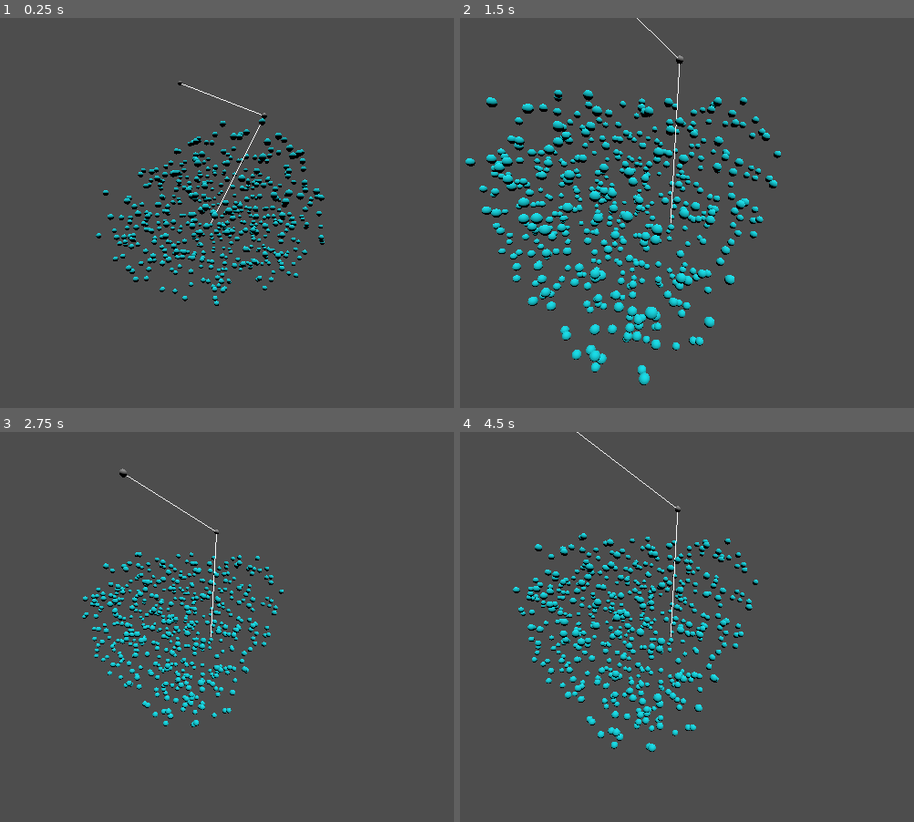
Above: before the commit, frames 1-4 (two rows, left to right).
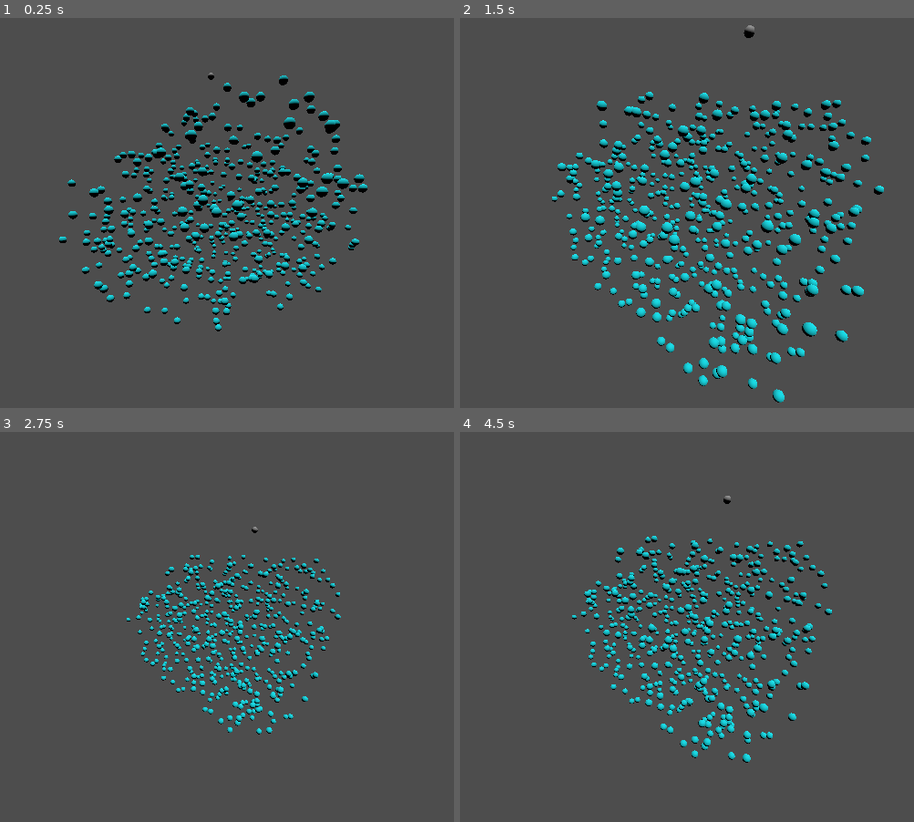
Above: after the commit, the same moments.

Repository: ayylol/tree_roots
Game: Godot game, scene res://default_scene.tscn
Two runs of this game, one before a commit and one after it. Both use one fixed random seed, a clock stepped at 60 frames per second and the inputs below.
Inputs (mouse positions are in pixels of both pictures, inside the frame that each line leads up to):
- Up to frame 1 (0.25 s): no input
- Up to frame 2 (1.5 s): tap Enter at 0.5 s; move the mouse to (832, 201) at 0.52 s; hold Middle mouse button (MoveCamera) 0.53-1.28 s; tap Space at 1.25 s; move the mouse to (523, 244) at 1.27 s; tap Mouse wheel up (ZoomIn) at 1.35 s
- Up to frame 3 (2.75 s): tap Enter at 2 s; move the mouse to (286, 545) at 2.02 s; hold Mouse wheel down (ZoomOut) from 2.03 s (still down)
- Up to frame 4 (4.5 s): tap Space at 2.75, 4.25 s; move the mouse to (632, 716) at 2.77 s; release Mouse wheel down (ZoomOut) at 2.78 s; tap Middle mouse button (MoveCamera) at 2.85 s; tap Enter at 3.5 s; move the mouse to (891, 697) at 3.52 s; hold Mouse wheel up (ZoomIn) 3.53-4.28 s; move the mouse to (outside the picture) at 4.27 s; tap Mouse wheel down (ZoomOut) at 4.35 s

The runs differ from the first frame. In frame 1, 11% of the frame differs, in the area x 13-81%, y 14-81%; in frame 2, 19%, in the area x 1-94%, y 0-99%; in frame 3, 7.3%; in frame 4, 11%.

Commit message:
Create branching structure interface

Diff:
--- a/attractor_area.gd
+++ b/attractor_area.gd
@@ -10,8 +10,10 @@
 @onready var min_extent = Vector3(1,1,1)*1.79769e308
 @onready var SpawnArea = $SpawnArea
 @onready var PointsParent = $PointsParent
+@onready var StartSegment = $SegmentsParent/Segment
 
 func _ready():
+	StartSegment.init($SegmentsParent.global_position)
 	for point_local in SpawnArea.shape.points:
 		var point = SpawnArea.to_global(point_local)
 
@@ -30,5 +32,4 @@
 		if(attractor.is_inside()):
 			num_attractors+=1
 		else:
-			print("yep")
 			attractor.free()
--- a/attractor_area.tscn
+++ b/attractor_area.tscn
@@ -1,6 +1,7 @@
-[gd_scene load_steps=3 format=3 uid="uid://to7upd7dh6pu"]
+[gd_scene load_steps=4 format=3 uid="uid://to7upd7dh6pu"]
 
 [ext_resource type="Script" path="res://attractor_area.gd" id="1_t88um"]
+[ext_resource type="PackedScene" uid="uid://bpqjffo2n437r" path="res://segment.tscn" id="2_3ownf"]
 
 [sub_resource type="ConvexPolygonShape3D" id="ConvexPolygonShape3D_b0mko"]
 points = PackedVector3Array(-2.3649, 0.347384, 0.139516, 2.61687, 0.743212, 0.0600771, 2.61678, 0.348069, 0.0600624, 0. …(852 unchanged characters)…
@@ -15,3 +16,8 @@
 shape = SubResource("ConvexPolygonShape3D_b0mko")
 
 [node name="PointsParent" type="Node3D" parent="."]
+
+[node name="SegmentsParent" type="Node3D" parent="."]
+transform = Transform3D(1, 0, 0, 0, 1, 0, 0, 0, 1, 0, 2.32902, 0.750748)
+
+[node name="Segment" parent="SegmentsParent" instance=ExtResource("2_3ownf")]
--- a/default_scene.tscn
+++ b/default_scene.tscn
@@ -1,13 +1,8 @@
-[gd_scene load_steps=6 format=3 uid="uid://dxa58tx7omcyv"]
+[gd_scene load_steps=4 format=3 uid="uid://dxa58tx7omcyv"]
 
 [ext_resource type="PackedScene" uid="uid://014qsodi72e3" path="res://orbit_camera.tscn" id="1_0bxbq"]
 [ext_resource type="Script" path="res://testing_script.gd" id="1_fp1tf"]
 [ext_resource type="PackedScene" uid="uid://to7upd7dh6pu" path="res://attractor_area.tscn" id="2_nunxf"]
-[ext_resource type="PackedScene" uid="uid://bpqjffo2n437r" path="res://segment.tscn" id="3_q61oe"]
-
-[sub_resource type="SphereMesh" id="SphereMesh_adrb4"]
-radius = 0.05
-height = 0.1
 
 [node name="Node3D" type="Node3D"]
 transform = Transform3D(1, 0, 0, 0, 1, 0, 0, 0, 1, -0.000548363, -2.38419e-07, 0.00492644)
@@ -19,14 +14,3 @@
 transform = Transform3D(1, 0, 0, 0, 0.221004, 0.975273, 0, -0.975273, 0.221004, 0, 3.80721, 1.50425)
 
 [node name="AttractorArea" parent="." instance=ExtResource("2_nunxf")]
-transform = Transform3D(1, 0, 0, 0, 1, 0, 0, 0, 1, 0, 0, -1.20544)
-
-[node name="Segment" parent="." instance=ExtResource("3_q61oe")]
-
-[node name="Point1" type="MeshInstance3D" parent="."]
-transform = Transform3D(1, 0, 0, 0, 1, 0, 0, 0, 1, 1, 2, 0)
-mesh = SubResource("SphereMesh_adrb4")
-
-[node name="Point2" type="MeshInstance3D" parent="."]
-transform = Transform3D(1, 0, 0, 0, 1, 0, 0, 0, 1, -0.7119, 3.20011, -1.12036)
-mesh = SubResource("SphereMesh_adrb4")
--- a/segment.gd
+++ b/segment.gd
@@ -1,11 +1,17 @@
 extends Node3D
 
-var start_point = Vector3(0,0,0)
-var end_point = Vector3(0,0,0)
+var segment_scene = preload("res://segment.tscn")
 
-func make_mesh():
-	var l = line(to_local(start_point),to_local(end_point))
+func init(pos: Vector3) -> void:
+	global_position = pos
+	var l = line(to_local(get_parent().global_position),Vector3(0,0,0))
 	add_child(l)
+
+func extend(pos: Vector3)-> Node3D:
+	var new_segment = segment_scene.instantiate()
+	add_child(new_segment)
+	new_segment.init(pos)
+	return new_segment
 
 func line(pos1: Vector3, pos2: Vector3, color = Color.WHITE_SMOKE) -> MeshInstance3D:
 	var mesh_instance := MeshInstance3D.new()
@@ -13,7 +19,6 @@
 	var material := ORMMaterial3D.new()
 
 	mesh_instance.mesh = immediate_mesh
-	#mesh_instance.cast_shadow = false
 
 	immediate_mesh.surface_begin(Mesh.PRIMITIVE_LINES, material)
 	immediate_mesh.surface_add_vertex(pos1)
@@ -23,6 +28,4 @@
 	material.shading_mode = BaseMaterial3D.SHADING_MODE_UNSHADED
 	material.albedo_color = color
 
-	get_tree().get_root().add_child(mesh_instance)
-
 	return mesh_instance
--- a/segment.tscn
+++ b/segment.tscn
@@ -1,6 +1,12 @@
-[gd_scene load_steps=2 format=3 uid="uid://bpqjffo2n437r"]
+[gd_scene load_steps=3 format=3 uid="uid://bpqjffo2n437r"]
 
 [ext_resource type="Script" path="res://segment.gd" id="1_kjbqg"]
 
+[sub_resource type="SphereMesh" id="SphereMesh_sqc16"]
+
 [node name="Segment" type="Node3D"]
 script = ExtResource("1_kjbqg")
+
+[node name="Point" type="MeshInstance3D" parent="."]
+transform = Transform3D(0.1, 0, 0, 0, 0.1, 0, 0, 0, 0.1, 0, 0, 0)
+mesh = SubResource("SphereMesh_sqc16")
--- a/testing_script.gd
+++ b/testing_script.gd
@@ -4,15 +4,7 @@
 
 # Called when the node enters the scene tree for the first time.
 func _ready():
-	var segment = segment_scene.instantiate()
-	segment.end_point = $Point1.global_position
-	add_child(segment)
-	segment.make_mesh()
-	var segment2 = segment_scene.instantiate()
-	segment2.start_point = segment.end_point
-	segment2.end_point = $Point2.global_position
-	segment.add_child(segment2)
-	segment2.make_mesh()
+	pass
 
 
 # Called every frame. 'delta' is the elapsed time since the previous frame.
